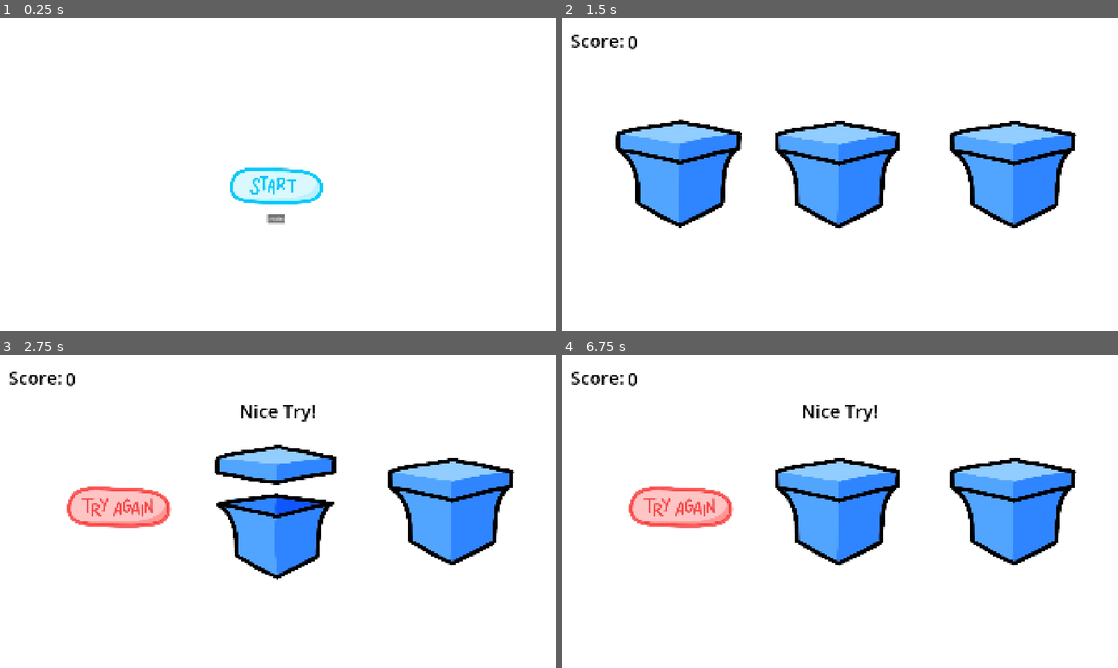
Above: before the commit, frames 1-4 (two rows, left to right).
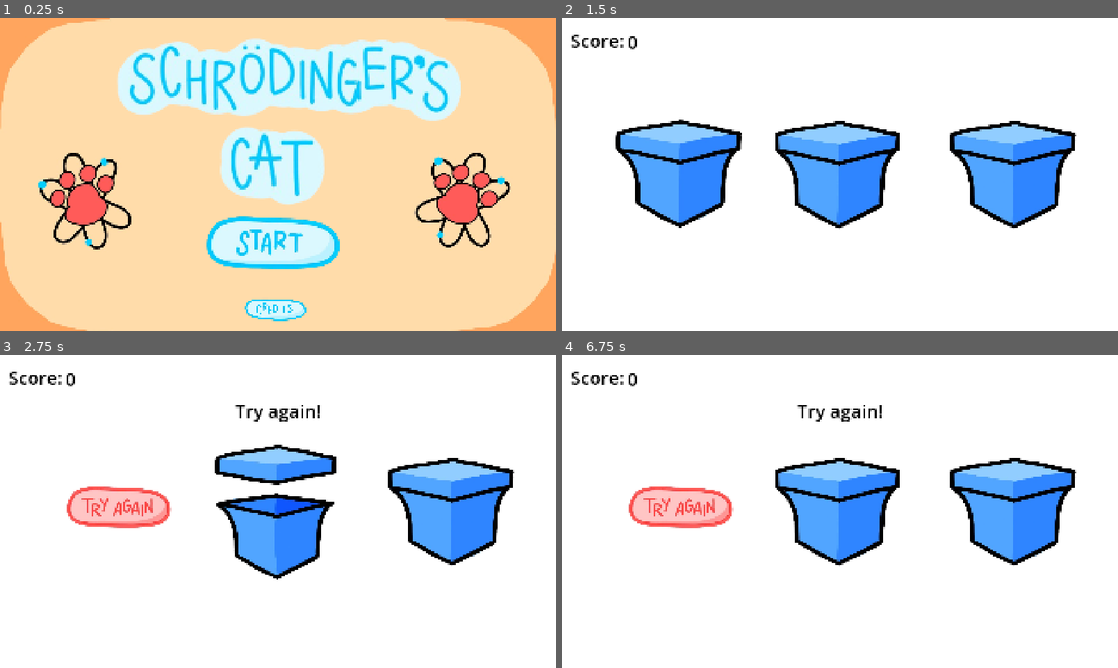
Above: after the commit, the same moments.

Repository: augustgrantham/gamejam2026
Game: Godot game, scene res://scenes/mainmenu.tscn
Same seed, same stepped clock (60 frames per second), same inputs: the game is played once before the commit and once after it.
Inputs (mouse positions are in pixels of both pictures, inside the frame that each line leads up to; where the layout moved, square brackets give the same spot in the first picture):
- Up to frame 1 (0.25 s): no input
- Up to frame 2 (1.5 s): click (840, 224) [840, 174] at 0.5 s; tap Enter at 1.25 s; move the mouse to (678, 171) at 1.27 s; click (678, 171) at 1.42 s
- Up to frame 3 (2.75 s): tap Space at 2 s; move the mouse to (278, 508) at 2.02 s; click (278, 508) at 2.17 s
- Up to frame 4 (6.75 s): tap Enter at 2.75, 5.75 s; move the mouse to (1012, 508) at 2.77 s; click (1012, 508) at 2.92 s; tap Space at 3.5, 6.5 s; move the mouse to (812, 574) at 3.52 s; click (812, 574) at 3.67 s; move the mouse to (1006, 558) at 4.27 s; click (1006, 558) at 4.42 s; click (840, 561) [840, 511] at 5 s; move the mouse to (673, 464) at 5.77 s; click (673, 464) at 5.92 s; move the mouse to (867, 511) at 6.52 s; click (867, 511) at 6.67 s

The runs differ from the first frame. In frame 1, 99% of the frame differs, in the area x 0-100%, y 0-100%; in frame 2, nothing differs; in frame 3, 0.4%; in frame 4, 0.4%.

Commit message:
Add start menu GUI+

Diff:
--- a/where's-schrodinger's-cat-/scenes/mainmenu.tscn
+++ b/where's-schrodinger's-cat-/scenes/mainmenu.tscn
@@ -2,6 +2,9 @@
 
 [ext_resource type="Script" uid="uid://ciu113royav1c" path="res://scripts/mainmenu.gd" id="1_cmhrf"]
 [ext_resource type="Texture2D" uid="uid://bkc7oss8qkd70" path="res://assets/new assets/start-button.png" id="2_r3g3c"]
+[ext_resource type="Texture2D" uid="uid://cglgt5g6kg4h6" path="res://assets/new assets/background-main-menu.jpg" id="2_s5g8n"]
+[ext_resource type="Texture2D" uid="uid://b5kip5cboprcq" path="res://assets/new assets/credits-button.png" id="3_3vvtq"]
+[ext_resource type="Texture2D" uid="uid://ddbfqxkxkew0r" path="res://assets/new assets/title-new.png" id="3_7yvfd"]
 [ext_resource type="AudioStream" uid="uid://dwcbktsrawh2x" path="res://sounds/531851__tissman__menu-click-2.ogg" id="3_wgsso"]
 
 [node name="menuNode" type="Control" unique_id=653461740]
@@ -16,15 +19,29 @@
 size_flags_vertical = 3
 script = ExtResource("1_cmhrf")
 
-[node name="ColorRect" type="ColorRect" parent="." unique_id=386295470]
+[node name="background" type="TextureRect" parent="." unique_id=1487199496]
 layout_mode = 0
-offset_right = 1920.0
-offset_bottom = 1077.0
+offset_right = 40.0
+offset_bottom = 40.0
+scale = Vector2(1.3676887, 1.3676887)
+texture = ExtResource("2_s5g8n")
+
+[node name="titleCard" type="TextureRect" parent="." unique_id=1908453727]
+layout_mode = 0
+offset_left = 362.0
+offset_top = -244.0
+offset_right = 862.0
+offset_bottom = 256.0
+scale = Vector2(2.565177, 2.565177)
+texture = ExtResource("3_7yvfd")
 
 [node name="CenterContainer" type="CenterContainer" parent="." unique_id=551552352]
 layout_mode = 0
-offset_right = 1920.0
-offset_bottom = 1073.0
+offset_left = -415.99997
+offset_top = -48.999992
+offset_right = 1504.0
+offset_bottom = 1024.0
+scale = Vector2(1.42488, 1.42488)
 
 [node name="Button" type="Button" parent="CenterContainer" unique_id=135161836]
 clip_contents = true
@@ -46,17 +63,21 @@
 anchor_top = 0.611
 anchor_right = 0.55600005
 anchor_bottom = 0.68600005
-offset_left = 8.639954
-offset_top = 0.39697266
-offset_right = 0.4798584
-offset_bottom = -5.078064
+offset_left = -40.360046
+offset_top = 296.39697
+offset_right = -48.52014
+offset_bottom = 290.92194
+scale = Vector2(1.42488, 1.42488)
 
 [node name="Button" type="Button" parent="Settings" unique_id=293213626]
+custom_minimum_size = Vector2(150, 50)
 layout_mode = 2
-text = "credits
-"
+flat = true
 
 [node name="Sprite2D" type="Sprite2D" parent="Settings/Button" unique_id=1198437685]
+position = Vector2(71.99999, 32.999985)
+scale = Vector2(0.33724993, 0.33724993)
+texture = ExtResource("3_3vvtq")
 
 [node name="MusicStream" type="AudioStreamPlayer2D" parent="." unique_id=135042541]
 stream = ExtResource("3_wgsso")
--- a/where's-schrodinger's-cat-/scripts/game.gd
+++ b/where's-schrodinger's-cat-/scripts/game.gd
@@ -51,7 +51,7 @@
 			await game_box.open_box_animation()
 			game_box.empty_box_animation()
 			boxSelected = true
-			winStatuslabel.text = "Nice Try!"
+			winStatuslabel.text = "Try again!"
 			await get_tree().create_timer(2.0).timeout
 			print("you lost dummy")
 			get_tree().change_scene_to_file("res://scenes/mainmenu.tscn")
